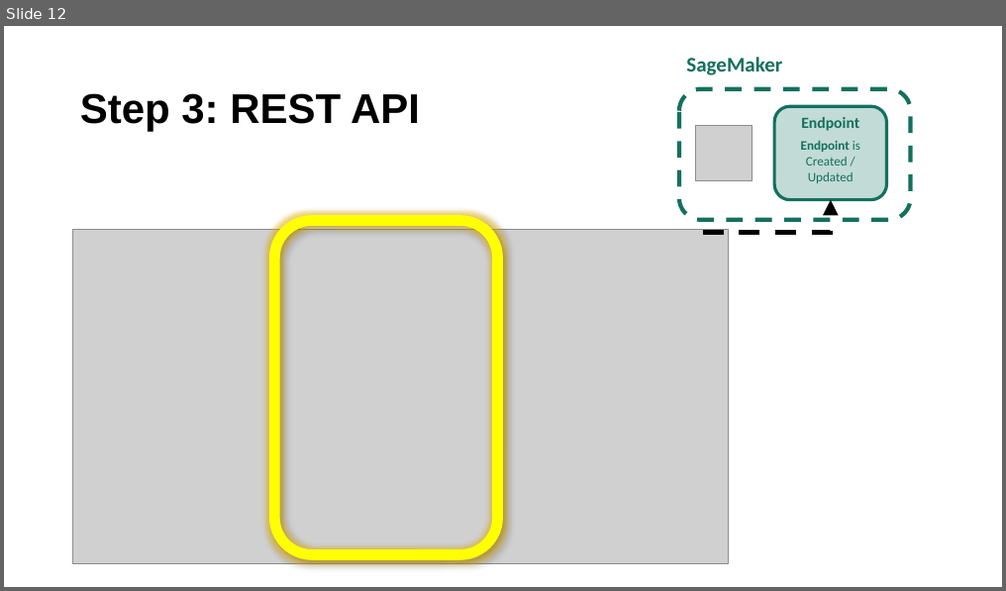
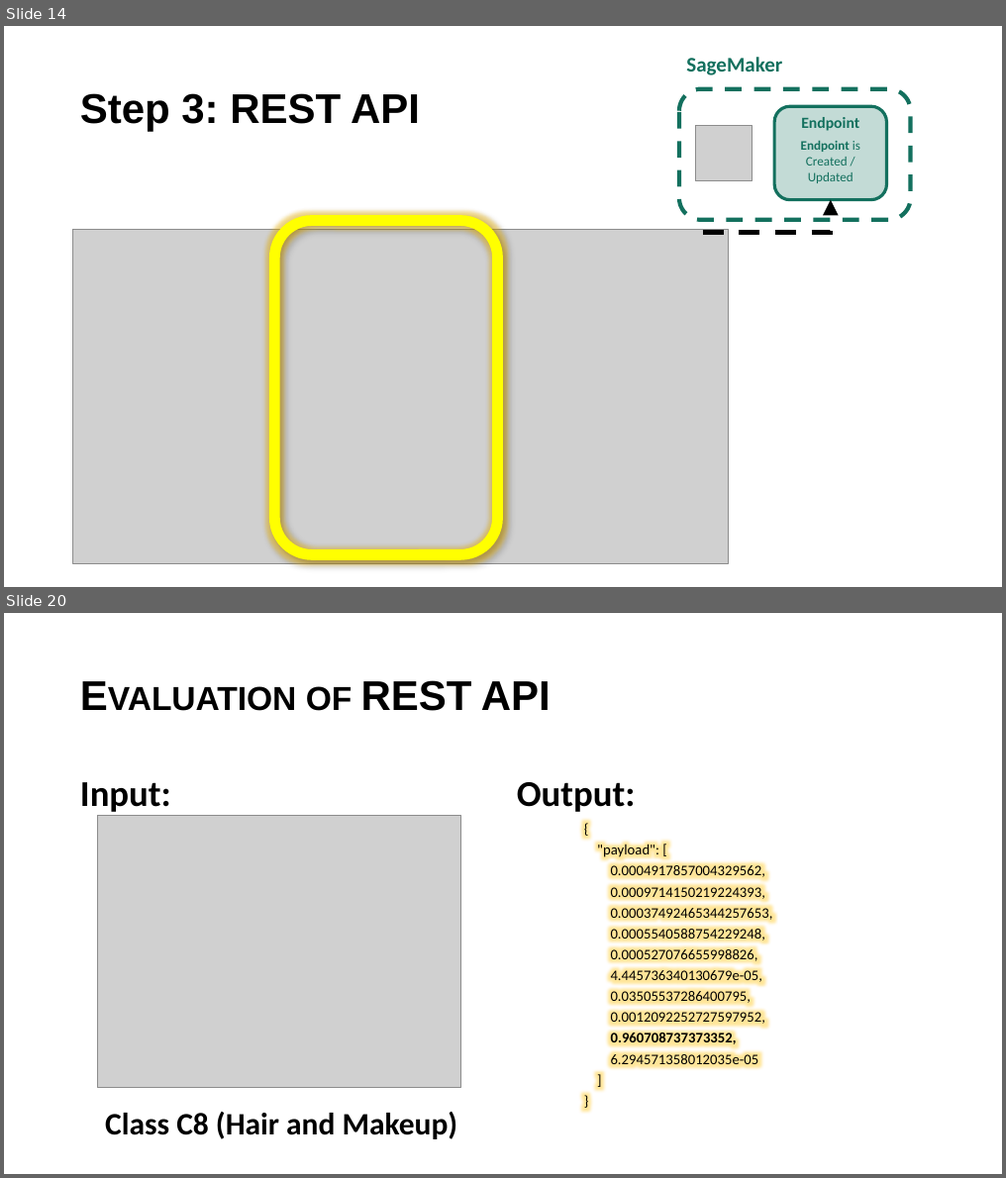
Before and after one commit to DSBA-6190-Final-Project-Team/DSBA-6190_Final-Project, a slide deck: presentation/Final Video Presentation.pptx. Shown one above the other, each under a label of ours: slide 12 before the commit, slides 14 and 20 after it; the slides between them are not shown. The pictures are 1006x591 and 1006x1178 pixels, drawn with LibreOffice and Linux fonts; fonts in the diff are those of the drawing; grey boxes stand for pictures. Boxes give left, top, right and bottom in pixels: in the first picture for what was removed or moved away, otherwise in the second. Text is boxed around its words. In the diff, an @@ line names an element or a change of style, - is before the commit and + after.

```diff
--- a/presentation/Final Video Presentation.pptx
+++ b/presentation/Final Video Presentation.pptx
@@ slide 20 added at (4,613,1002,1174), background #FFFFFF @@
@@ title added at (306,680,550,711), 40 pt, text #000000, bold, small capitals @@
+Evaluation of REST API
@@ text added at (80,782,171,812), 35 pt, text #000000, bold @@
+Input:
@@ text added at (517,782,636,812), 35 pt, text #000000, bold @@
+Output:
@@ picture added at (98,815,460,1087) @@
@@ text added at (597,843,773,1068), 14 pt, text #000000 @@
+{
+"payload": [
+0.0004917857004329562,
+0.0009714150219224393,
+0.00037492465344257653,
+0.0005540588754229248,
+0.000527076655998826,
+4.445736340130679e-05,
+0.03505537286400795,
+0.0012092252727597952,
+0.960708737373352,
+6.294571358012035e-05
+]
+}
@@ text added at (105,1112,458,1140), 30 pt, text #000000, bold @@
+Class C8 (Hair and Makeup)
@@ what was slide 12 is now slide 14 @@
```
Also in this commit, not shown: 14 slides changed, 5 other slides added, 3 slides removed, 9 other files.
